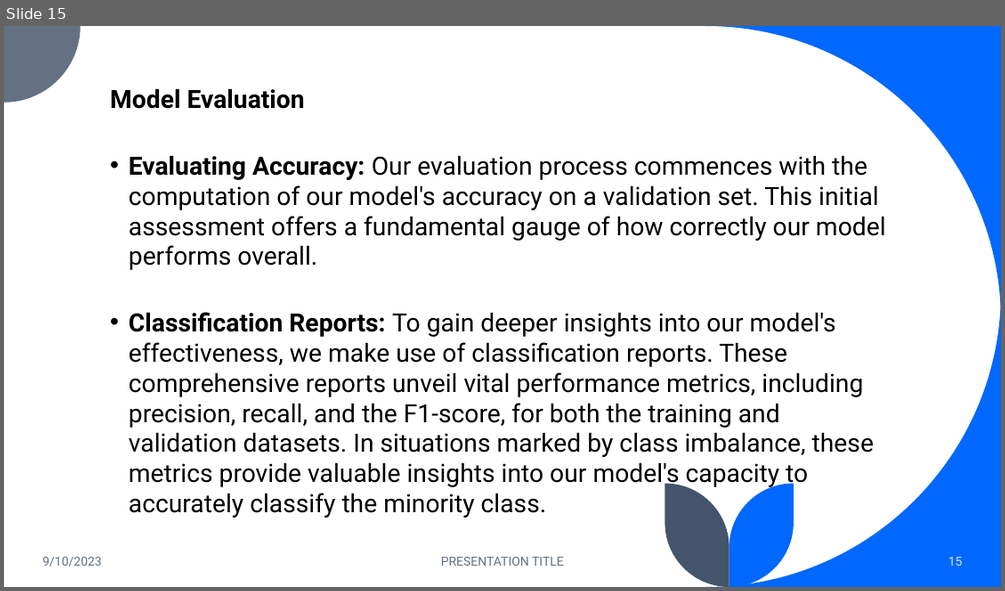
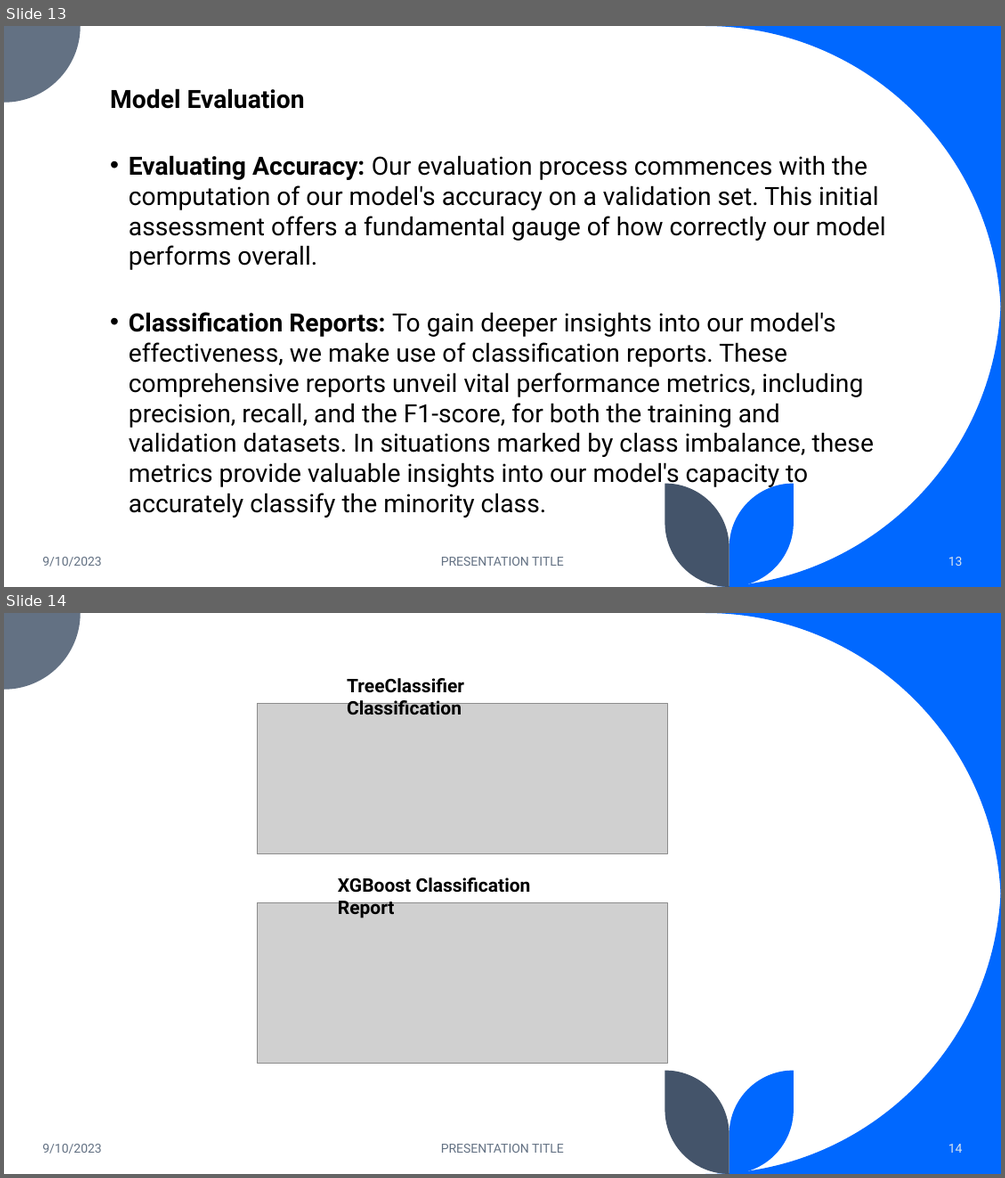
Before and after one commit to kwabenaboateng/AZUBI-CAPSTONE-PROJECT, a slide deck: Income Prediction Challenge for Azubian - PPT.pptx. Shown one above the other, each under a label of ours: slide 15 before the commit, slides 13 and 14 after it. The pictures are 1005x591 and 1005x1178 pixels, drawn with LibreOffice and Linux fonts; fonts in the diff are those of the drawing; grey boxes stand for pictures. Boxes give left, top, right and bottom in pixels: in the first picture for what was removed or moved away, otherwise in the second. Text is boxed around its words. In the diff, an @@ line names an element or a change of style, - is before the commit and + after.

```diff
--- a/Income Prediction Challenge for Azubian - PPT.pptx
+++ b/Income Prediction Challenge for Azubian - PPT.pptx
@@ slide 14 added at [4, 613, 1001, 1174], background #FFFFFF; not listed: 5 template elements that a slide beside it also shows @@
@@ text added at [347, 678, 464, 714], 18 pt, text #000000, bold @@
+TreeClassifier Classification
@@ picture added at [257, 704, 668, 854] @@
@@ text added at [338, 877, 531, 918], 18 pt, text #000000, bold @@
+XGBoost Classification Report
@@ picture added at [257, 902, 668, 1063] @@
@@ text added at [42, 1143, 102, 1153], 12 pt, text #637183 @@
+9/10/2023
@@ text added at [441, 1143, 564, 1152], 12 pt, text #637183 @@
+PRESENTATION TITLE
@@ page number added at [948, 1143, 963, 1152], 12 pt, text #DAE5EF @@
+14
@@ what was slide 15 is now slide 13 @@
@@ page number at [948, 556, 963, 565]: text changed @@
-15
+13
```
Also in this commit, not shown: 7 slides changed, 2 other slides added, 11 slides removed, 8 other files.
